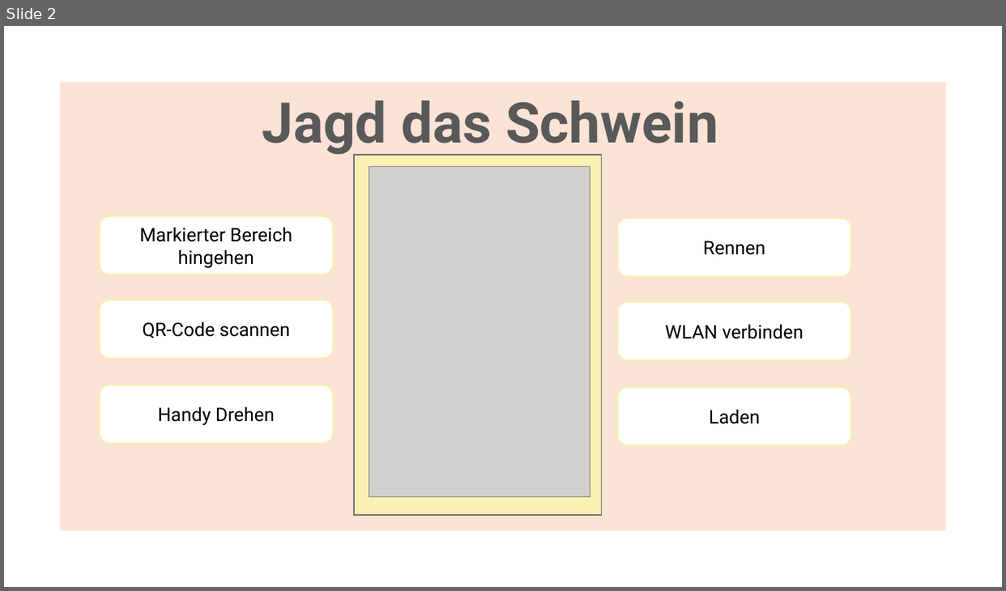
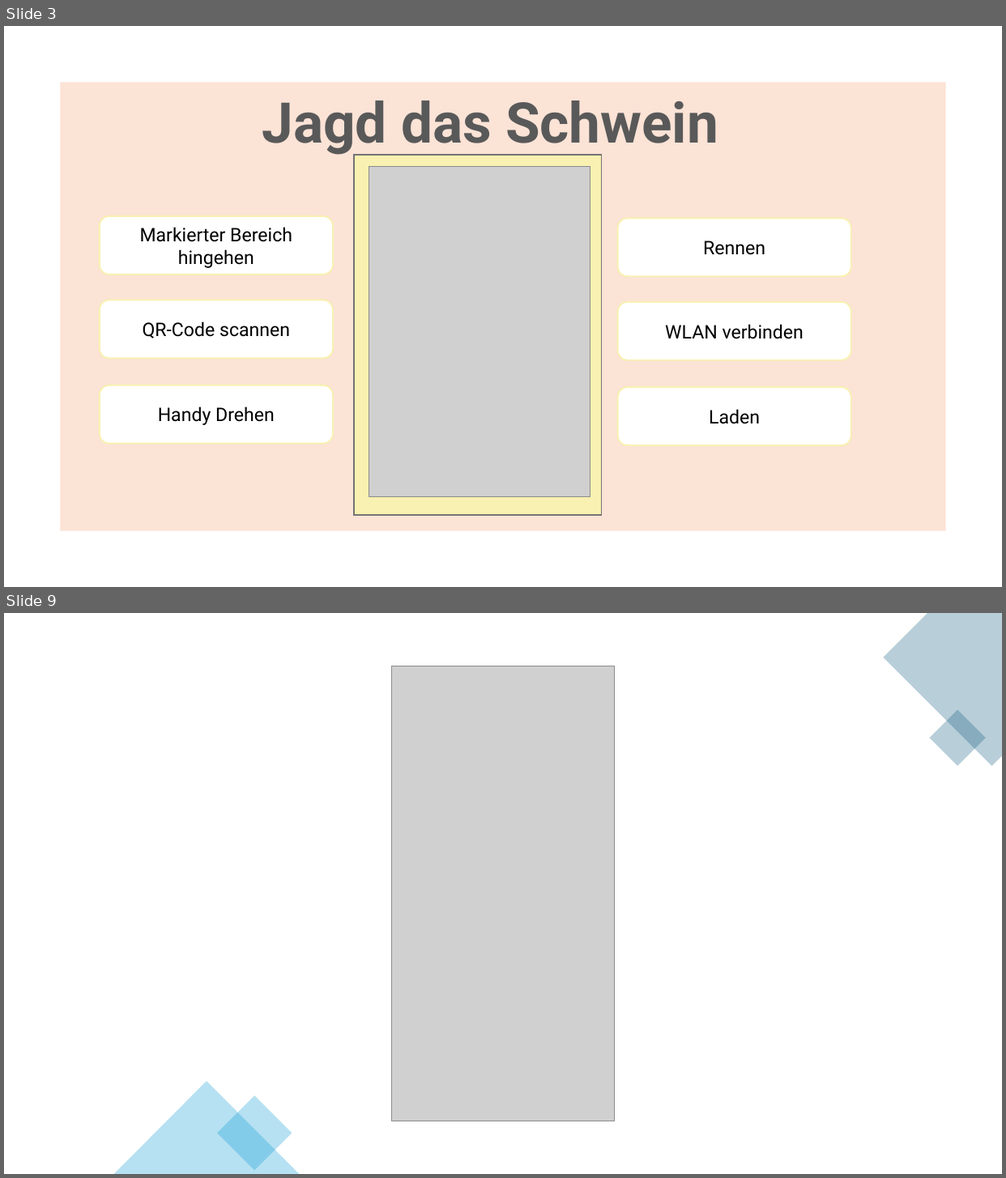
Before and after one commit to Jamie-Poeffel/M335-Schnitzeljagd-App, a slide deck: PPP.pptx. Shown one above the other, each under a label of ours: slide 2 before the commit, slides 3 and 9 after it; the slides between them are not shown. The pictures are 1006x591 and 1006x1178 pixels, drawn with LibreOffice and Linux fonts; fonts in the diff are those of the drawing; grey boxes stand for pictures. Boxes give left, top, right and bottom in pixels: in the first picture for what was removed or moved away, otherwise in the second. Text is boxed around its words. In the diff, an @@ line names an element or a change of style, - is before the commit and + after.

```diff
--- a/PPP.pptx
+++ b/PPP.pptx
@@ slide 9 added at [4,613,1002,1174], background #FFFFFF @@
@@ freeform shape added at [884,613,1002,766], fill #156082 at 30% opacity @@
@@ picture added at [392,666,614,1122] @@
@@ rectangle added at [929,709,986,766], fill #156082 at 30% opacity @@
@@ triangle added at [114,1082,299,1174], fill #0F9ED5 at 30% opacity @@
@@ rectangle added at [217,1096,292,1171], fill #0F9ED5 at 30% opacity @@
@@ what was slide 2 is now slide 3 @@
```
Also in this commit, not shown: 6 other slides added.
